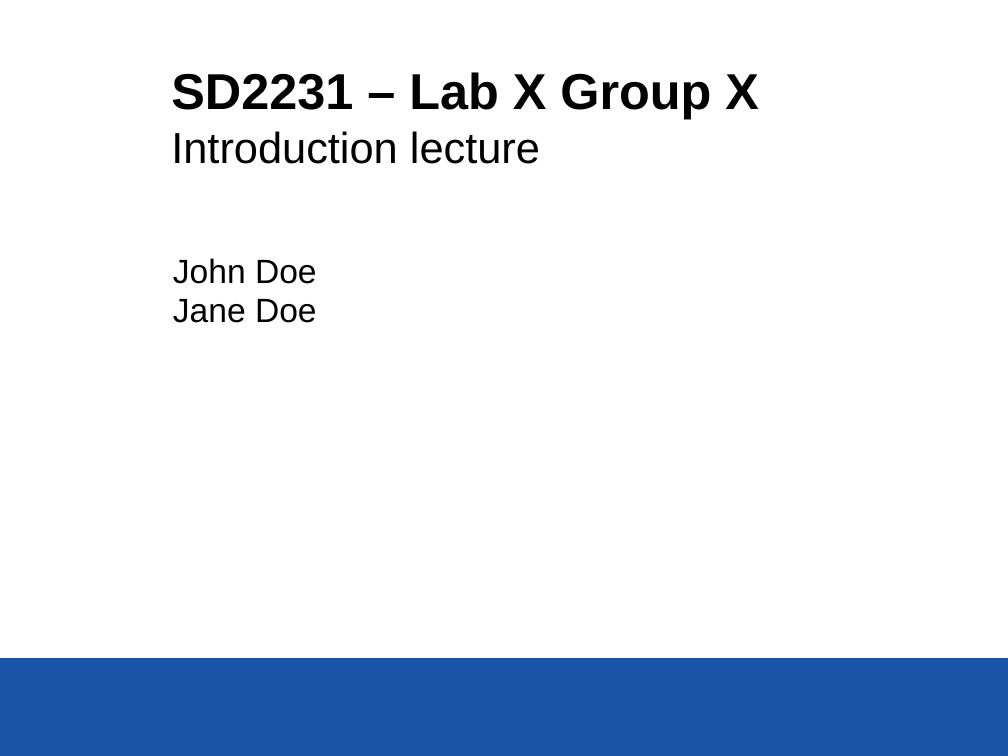
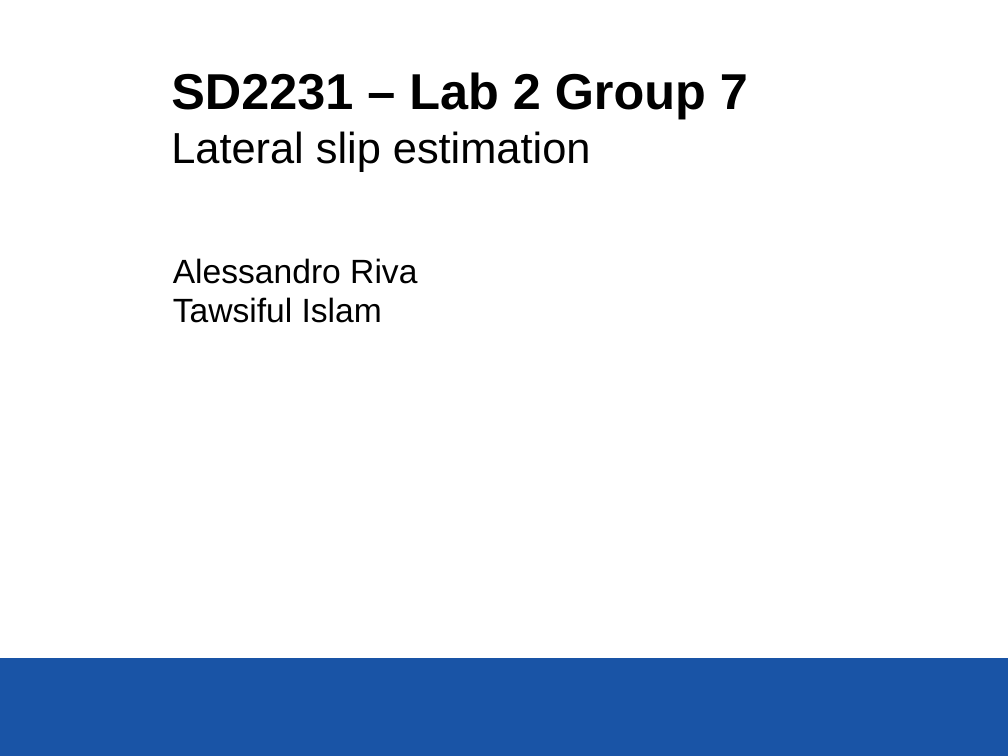
Before and after one commit to ale-riva/SD2231_Lab, a slide deck: slide 1 of Lab 2/SD2231-Lab2_Group7.pptx. Drawn at 1008x756 pixels with LibreOffice and Linux fonts; fonts in the diff are those of the drawing. Boxes give left, top, right and bottom in pixels: in the first picture for what was removed or moved away, otherwise in the second. Text is boxed around its words. In the diff, an @@ line names an element or a change of style, - is before the commit and + after.

Commit message:
Added some text to first two slides and figures wf

```diff
--- a/Lab 2/SD2231-Lab2_Group7.pptx
+++ b/Lab 2/SD2231-Lab2_Group7.pptx
@@ title at (171,72,748,172): text changed @@
-SD2231 – Lab X Group X
-Introduction lecture
+SD2231 – Lab 2 Group 7
+Lateral slip estimation
@@ subtitle at (173,258,417,323): text changed @@
-John Doe
-Jane Doe
+Alessandro Riva
+Tawsiful Islam
```
Also in this commit, not shown: 4 other slides changed, 1 slide added, 3 other files.
